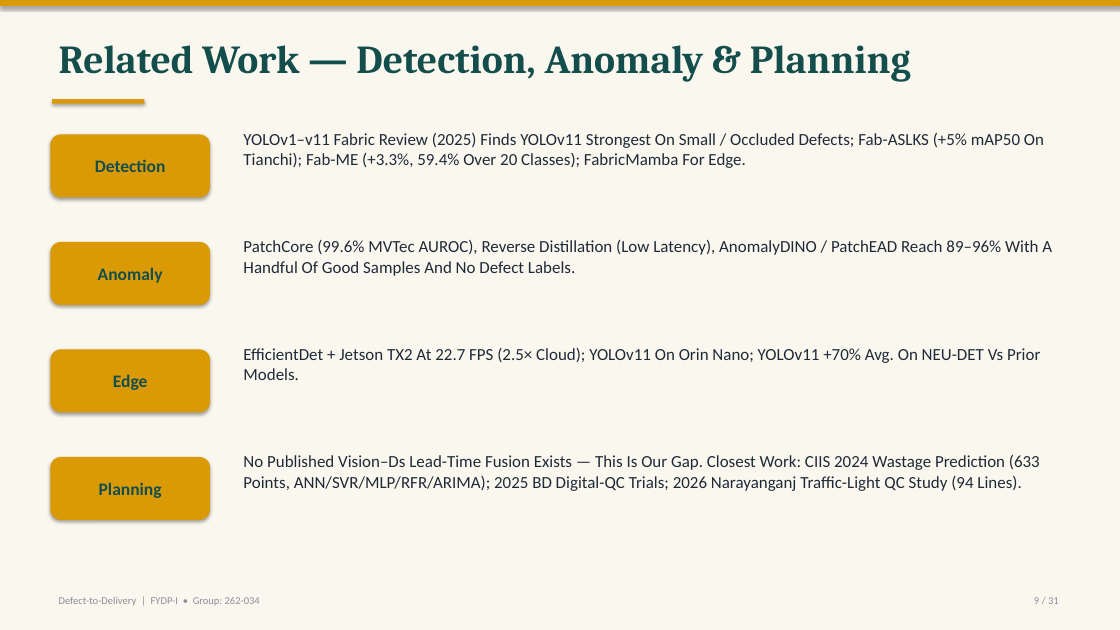
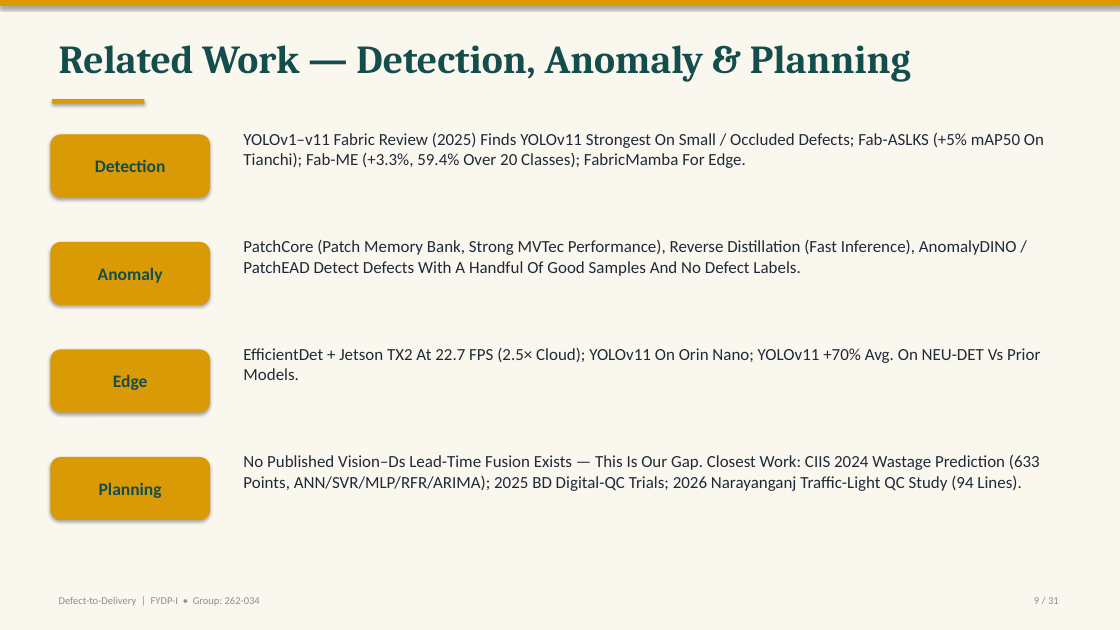
Before and after one commit to labib-ux/FYDP, a slide deck: slide 9 of slides/FYDP-I_Defect-to-Delivery.pptx. Drawn at 1120x630 pixels with LibreOffice and Linux fonts; fonts in the diff are those of the drawing. Boxes give left, top, right and bottom in pixels: in the first picture for what was removed or moved away, otherwise in the second. Text is boxed around its words. In the diff, an @@ line names an element or a change of style, - is before the commit and + after.

```diff
--- a/slides/FYDP-I_Defect-to-Delivery.pptx
+++ b/slides/FYDP-I_Defect-to-Delivery.pptx
@@ text at [243, 240, 1017, 276]: text changed @@
-PatchCore (99.6% MVTec AUROC), Reverse Distillation (Low Latency), AnomalyDINO / PatchEAD Reach 89–96% With A Handful Of Good Samples And No Defect Labels.
+PatchCore (Patch Memory Bank, Strong MVTec Performance), Reverse Distillation (Fast Inference), AnomalyDINO / PatchEAD Detect Defects With A Handful Of Good Samples And No Defect Labels.
```
Also in this commit, not shown: 1 other slide changed.
